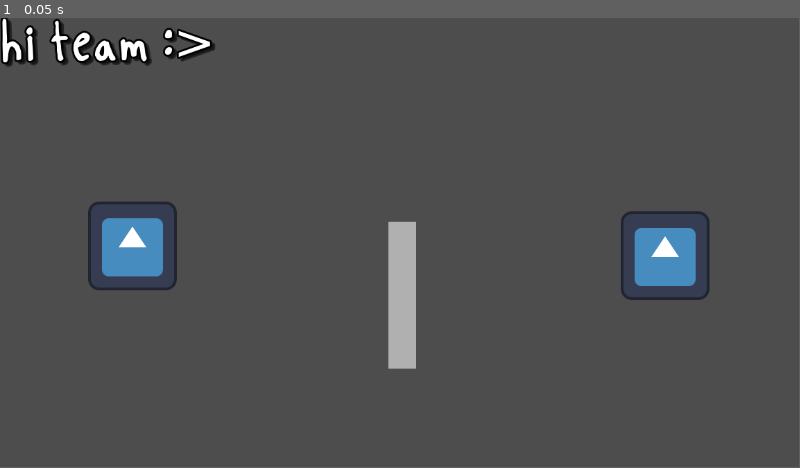
Above: before the commit, frame 1.
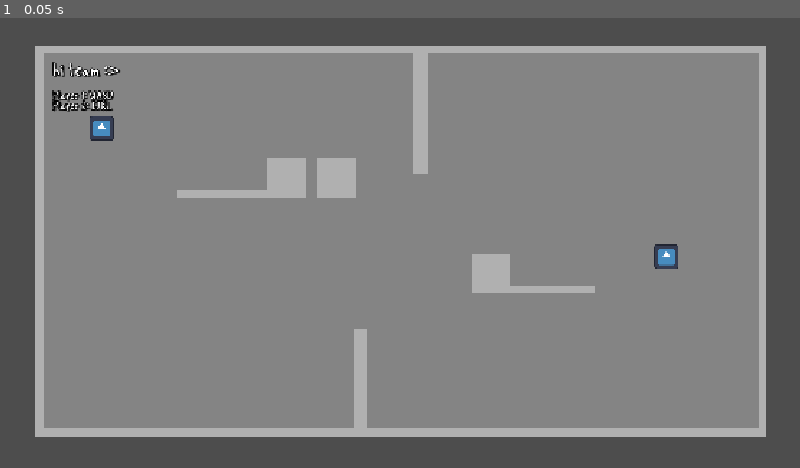
Above: after the commit, the same moment.

Repository: LucyThePirate/STL-Gamedev-Spring-Game-Jam-2025
Game: Godot game, scene res://Scenes/main.tscn
Two runs of this game, one before a commit and one after it. Both use one fixed random seed, a clock stepped at 60 frames per second and the inputs below. The engine's default icon, where the game draws it, is replaced by a stand-in: a white triangle on a blue panel in a dark square.
Inputs:
- Up to frame 1 (0.05 s): no input
In our replay, the window is 799x449 before the commit and 800x450 after it. These sizes can differ from the game's own. Grey fills any space a smaller window leaves; there, only what the larger window draws over its background counts as a difference.

The runs differ from the first frame. In frame 1, 80% of the frame differs, in the area x 0-96%, y 0-94%.

Commit message:
Updated test arena

Diff:
--- a/new-game-project/Scenes/main.tscn
+++ b/new-game-project/Scenes/main.tscn
@@ -7,9 +7,29 @@
 
 [node name="Node2D" type="Node2D"]
 
+[node name="FloorColor" type="ColorRect" parent="."]
+anchors_preset = 8
+anchor_left = 0.5
+anchor_top = 0.5
+anchor_right = 0.5
+anchor_bottom = 0.5
+offset_left = 57.686
+offset_top = 45.5647
+offset_right = 97.686
+offset_bottom = 85.5647
+grow_horizontal = 2
+grow_vertical = 2
+scale = Vector2(26.0094, 13.7616)
+size_flags_horizontal = 4
+size_flags_vertical = 4
+color = Color(0.515867, 0.515867, 0.515867, 1)
+
 [node name="Label" type="Label" parent="."]
-offset_right = 40.0
-offset_bottom = 23.0
+offset_left = 75.4821
+offset_top = 62.8099
+offset_right = 376.482
+offset_bottom = 157.81
+scale = Vector2(0.378431, 0.378431)
 theme_override_colors/font_shadow_color = Color(0, 0, 0, 0.509804)
 theme_override_colors/font_outline_color = Color(0, 0, 0, 1)
 theme_override_constants/shadow_offset_x = 5
@@ -17,11 +37,28 @@
 theme_override_constants/outline_size = 11
 theme_override_constants/shadow_outline_size = 10
 theme_override_fonts/font = ExtResource("1_jjgbg")
-theme_override_font_sizes/font_size = 71
+theme_override_font_sizes/font_size = 59
 text = "hi team :>"
 
+[node name="Controls" type="Label" parent="."]
+offset_left = 75.1058
+offset_top = 103.828
+offset_right = 376.106
+offset_bottom = 198.828
+scale = Vector2(0.378431, 0.378431)
+theme_override_colors/font_shadow_color = Color(0, 0, 0, 0.509804)
+theme_override_colors/font_outline_color = Color(0, 0, 0, 1)
+theme_override_constants/shadow_offset_x = 5
+theme_override_constants/shadow_offset_y = 4
+theme_override_constants/outline_size = 11
+theme_override_constants/shadow_outline_size = 10
+theme_override_fonts/font = ExtResource("1_jjgbg")
+theme_override_font_sizes/font_size = 36
+text = "Player 1: WASD
+Player 2: IJKL"
+
 [node name="Player 1" parent="." instance=ExtResource("2_bo1nx")]
-position = Vector2(191, 329)
+position = Vector2(145.466, 158.153)
 
 [node name="Player 2" parent="." instance=ExtResource("2_bo1nx")]
 position = Vector2(959, 343)
@@ -30,7 +67,59 @@
 [node name="Camera2D" parent="." instance=ExtResource("3_8gbba")]
 position = Vector2(576, 324)
 
-[node name="ObstacleBox" parent="." instance=ExtResource("4_jjvhh")]
-position = Vector2(580, 400)
+[node name="Obstacles" type="Node" parent="."]
+
+[node name="ObstacleBox" parent="Obstacles" instance=ExtResource("4_jjvhh")]
+position = Vector2(56, 319)
 rotation = 1.5708
-scale = Vector2(5.32251, 1)
+scale = Vector2(13.9782, 0.272839)
+
+[node name="ObstacleBox2" parent="Obstacles" instance=ExtResource("4_jjvhh")]
+position = Vector2(1097, 319)
+rotation = 1.5708
+scale = Vector2(13.9782, 0.272839)
+
+[node name="ObstacleBox3" parent="Obstacles" instance=ExtResource("4_jjvhh")]
+position = Vector2(576.565, 596.016)
+scale = Vector2(26.298, 0.272)
+
+[node name="ObstacleBox4" parent="Obstacles" instance=ExtResource("4_jjvhh")]
+position = Vector2(577, 45.0001)
+scale = Vector2(26.2582, 0.272839)
+
+[node name="ObstacleBox5" parent="Obstacles" instance=ExtResource("4_jjvhh")]
+position = Vector2(706, 368)
+rotation = 1.5708
+scale = Vector2(1.41834, 1.36245)
+
+[node name="ObstacleBox6" parent="Obstacles" instance=ExtResource("4_jjvhh")]
+position = Vector2(411, 230)
+rotation = 1.5708
+scale = Vector2(1.41834, 1.36245)
+
+[node name="ObstacleBox7" parent="Obstacles" instance=ExtResource("4_jjvhh")]
+position = Vector2(484, 230)
+rotation = 1.5708
+scale = Vector2(1.41834, 1.36245)
+
+[node name="ObstacleBox8" parent="Obstacles" instance=ExtResource("4_jjvhh")]
+position = Vector2(519, 521)
+rotation = 1.5708
+scale = Vector2(3.6842, 0.491982)
+
+[node name="ObstacleBox9" parent="Obstacles" instance=ExtResource("4_jjvhh")]
+position = Vector2(605, 133)
+rotation = 1.5708
+scale = Vector2(4.5242, 0.491982)
+
+[node name="ObstacleBox10" parent="Obstacles" instance=ExtResource("4_jjvhh")]
+position = Vector2(789.639, 390.702)
+scale = Vector2(3.3146, 0.28255)
+
+[node name="ObstacleBox11" parent="Obstacles" instance=ExtResource("4_jjvhh")]
+position = Vector2(320.181, 252.737)
+scale = Vector2(3.3146, 0.28255)
+
+[node name="ObstacleBox12" parent="Obstacles" instance=ExtResource("4_jjvhh")]
+position = Vector2(320.181, 252.737)
+scale = Vector2(3.3146, 0.28255)
--- a/new-game-project/Scenes/player.tscn
+++ b/new-game-project/Scenes/player.tscn
@@ -9,8 +9,9 @@
 script = ExtResource("1_bgcco")
 
 [node name="Sprite2D" type="Sprite2D" parent="."]
+scale = Vector2(0.275, 0.275)
 texture = ExtResource("2_7lbki")
 
 [node name="CollisionShape2D" type="CollisionShape2D" parent="."]
-scale = Vector2(6.395, 6.395)
+scale = Vector2(1.72, 1.72)
 shape = SubResource("CircleShape2D_6ff1n")
--- a/new-game-project/project.godot
+++ b/new-game-project/project.godot
@@ -18,6 +18,10 @@
 [autoload]
 
 Debug="*res://Scripts/debug.gd"
+
+[display]
+
+window/stretch/mode="canvas_items"
 
 [editor_plugins]
 
